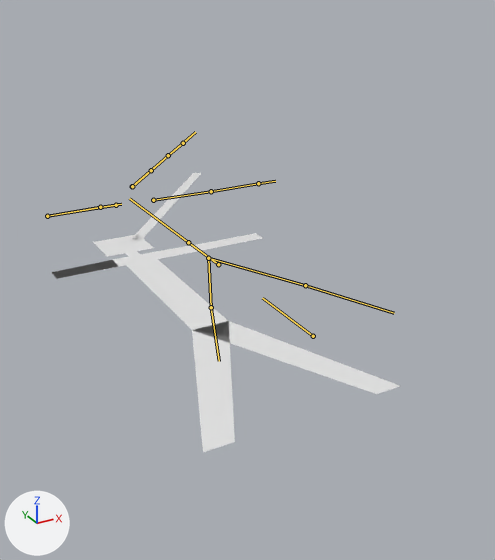
The Blender file Shapes/stickman.blend: old version first, new version second.
Camera for both pictures: a 50 mm lens placed at (-0.519, -0.741, 0.485), pointed at (0.166, 0.504, -0.138). Lighting does not change. The marker at lower left points along +X, +Y and +Z. The bones that bend it are drawn over the model as lines.

Names of what the first picture shows: 'Stickman'.
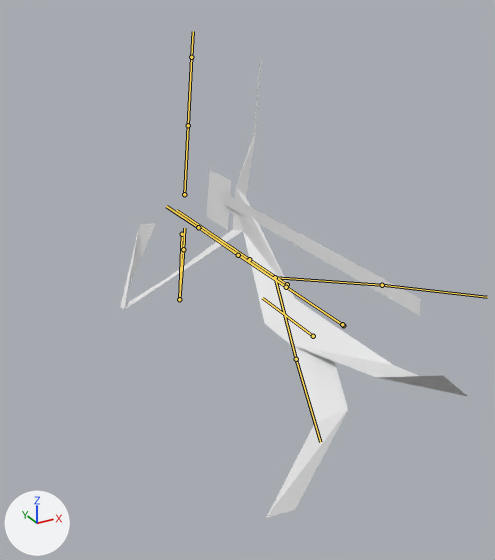
Commit message: drop animation

The newer file adds an action. The first version stands in its rest pose; the second is drawn at frame 41 of the action 'Drop'.

Changed parts and their boxes [x1, y1, x2, y2] in the pictures (495 x 560 px):
'Stickman', posed (64% taller): before [52, 173, 400, 452]; after [120, 61, 467, 518]
bone 'Pelvis', root to tip: before (218, 264) to (188, 242); after (287, 284) to (249, 259)
bone 'Torso', root to tip: before (188, 242) to (129, 198); after (249, 259) to (176, 210)
bone 'UArm.R', root to tip: before (153, 200) to (211, 191); after (184, 194) to (188, 125)
bone 'LArm.R', root to tip: before (211, 191) to (258, 183); after (188, 125) to (191, 57)
bone 'UArm.L', root to tip: before (116, 205) to (47, 216); after (182, 234) to (179, 299)
bone 'LArm.L', root to tip: before (47, 216) to (100, 207); after (179, 299) to (183, 249)
bone 'ULeg.R', root to tip: before (208, 258) to (305, 285); after (275, 277) to (382, 285)
bone 'LLeg.R', root to tip: before (305, 285) to (394, 313); after (382, 285) to (487, 297)
bone 'ULeg.L', root to tip: before (208, 258) to (211, 307); after (275, 277) to (296, 359)
bone 'LLeg.L', root to tip: before (211, 307) to (219, 361); after (296, 359) to (320, 442)
bone 'Stick.NX', root to tip: before (132, 186) to (195, 132); after (343, 325) to (166, 206)

What the commit changed:
Bone 'Pelvis' (bone_pelvis) moves from (0.0, 0.0, 0.0) to (0.063, -0.138, 0.0).
Bone 'Pelvis' (bone_pelvis) turns from (0, 0, 0) to (0, -30, 0) degrees about its own x, y and z.
Bone 'Torso' (bone_torso) turns from (0, 0, 0) to (0, -55, 0) degrees about its own x, y and z.
Bone 'UArm.R' (bone_uarm_r) turns from (0, 0, 0) to (0, -23, 0) degrees about its own x, y and z.
Bone 'LArm.R' (bone_larm_r) turns from (0, 0, 0) to (0, -2, 0) degrees about its own x, y and z.
Bone 'UArm.L' (bone_uarm_l) turns from (0, 0, 0) to (0, 107, 0) degrees about its own x, y and z.
Bone 'LArm.L' (bone_larm_l) turns from (0, 0, 0) to (0, -148, 0) degrees about its own x, y and z.
Bone 'ULeg.R' (bone_uleg_r) turns from (0, 0, 0) to (0, 19, 0) degrees about its own x, y and z.
Bone 'LLeg.R' (bone_lleg_r) turns from (0, 0, 0) to (0, -101, 0) degrees about its own x, y and z.
Bone 'ULeg.L' (bone_uleg_l) turns from (0, 0, 0) to (0, 44, 0) degrees about its own x, y and z.
Bone 'LLeg.L' (bone_lleg_l) turns from (0, 0, 0) to (0, -90, 0) degrees about its own x, y and z.
Bone 'Stick.NX' (bone_stick_nx) moves from (0.0, 0.0, 0.0) to (0.143, -0.754, 0.0).
Bone 'Stick.NX' (bone_stick_nx) turns from (0, 0, 0) to (0, -91, 0) degrees about its own x, y and z.
